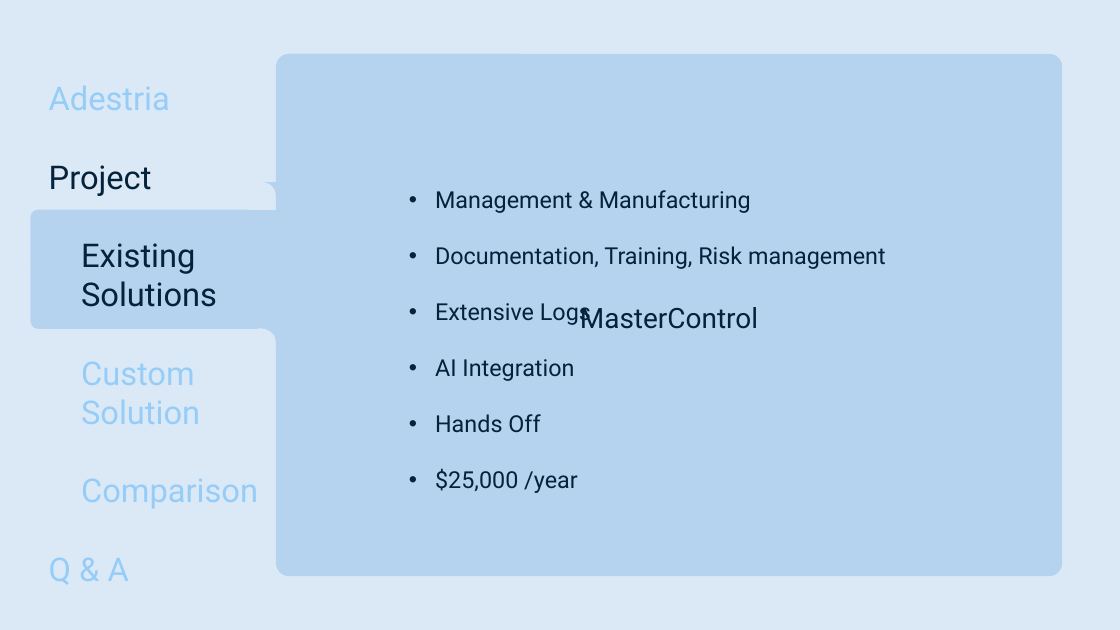
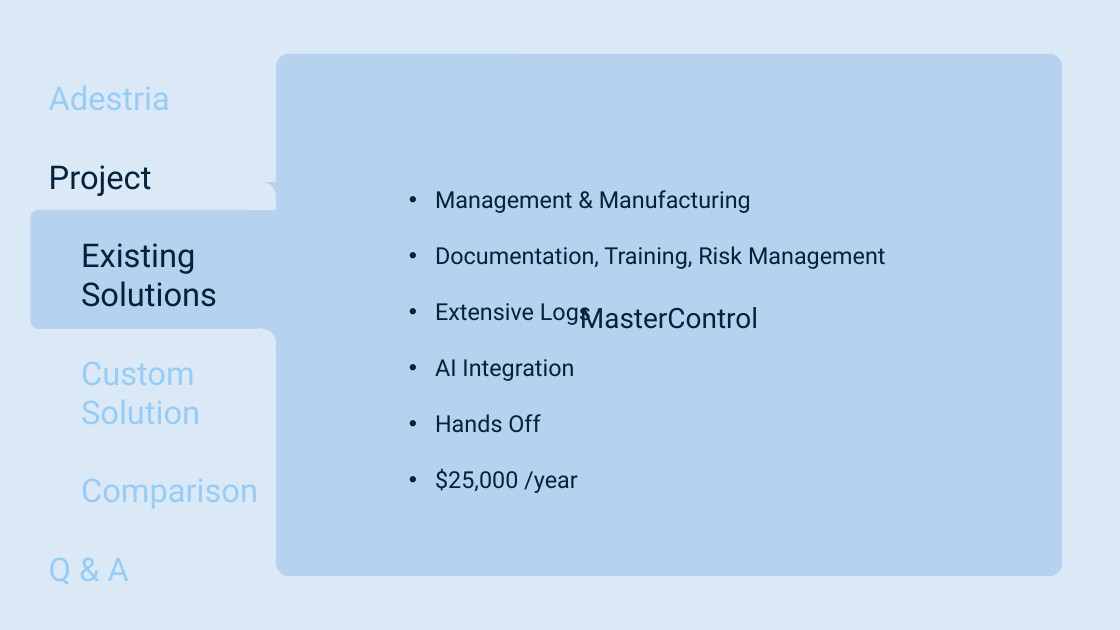
Before and after one commit to smutrux/prog1180, a slide deck: slide 10 of Deliverables/Presentation1.pptx. Drawn at 1120x630 pixels with LibreOffice and Linux fonts; fonts in the diff are those of the drawing. Boxes give left, top, right and bottom in pixels: in the first picture for what was removed or moved away, otherwise in the second. Text is boxed around its words. In the diff, an @@ line names an element or a change of style, - is before the commit and + after.

```diff
--- a/Deliverables/Presentation1.pptx
+++ b/Deliverables/Presentation1.pptx
@@ text at (x1=435, y1=246, x2=886, y2=269): text changed @@
-• Documentation, Training, Risk management
+• Documentation, Training, Risk Management
```
Also in this commit, not shown: 2 other slides changed, 1 other file.
